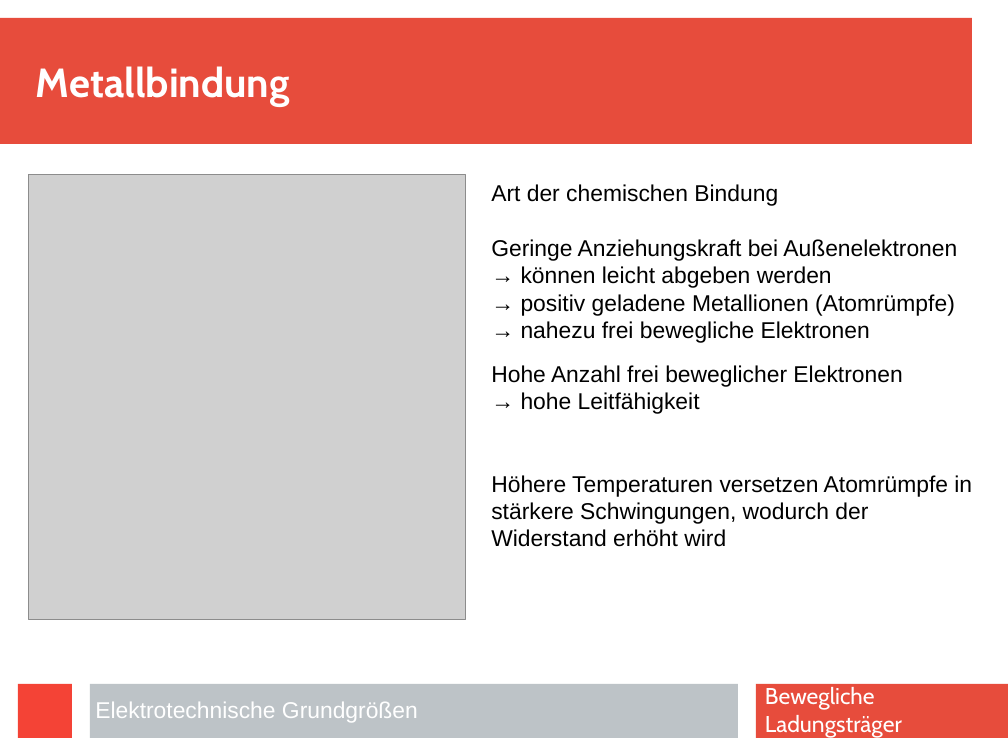
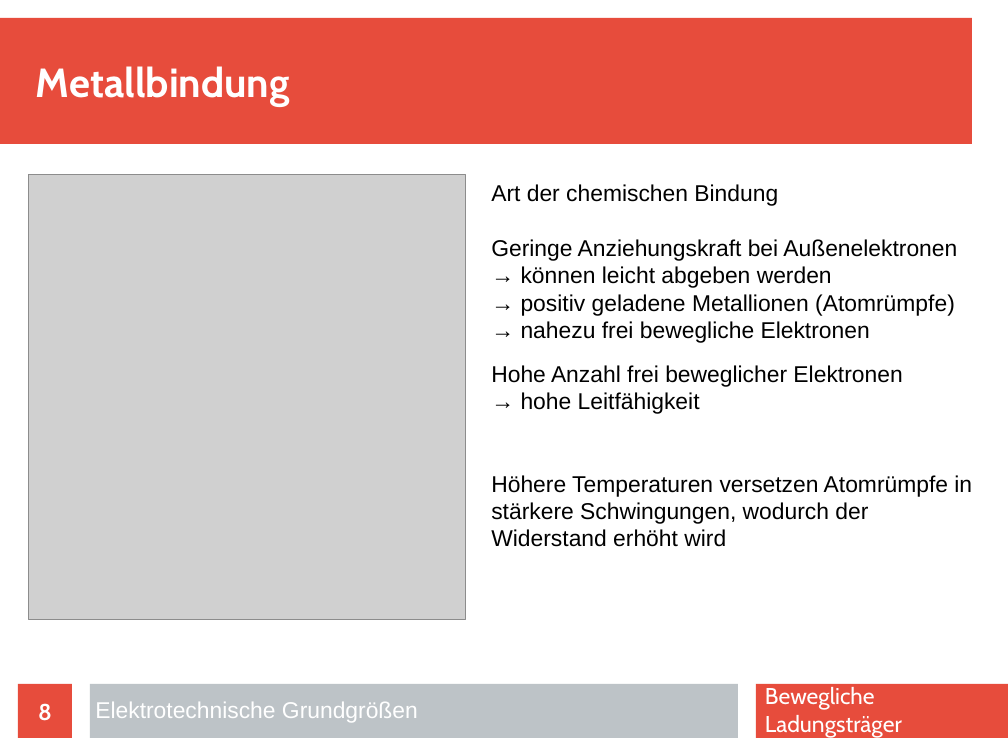
Before and after one commit to Barry90/Projekt, a slide deck: slide 8 of Elektrotechnische_Grundgroessen.odp (slide 9 before the commit). Drawn at 1008x756 pixels with LibreOffice and Linux fonts; fonts in the diff are those of the drawing; grey boxes stand for pictures. Boxes give left, top, right and bottom in pixels: in the first picture for what was removed or moved away, otherwise in the second. Text is boxed around its words. In the diff, an @@ line names an element or a change of style, - is before the commit and + after.

```diff
--- a/Elektrotechnische_Grundgroessen.odp
+++ b/Elektrotechnische_Grundgroessen.odp
@@ rectangle removed at box(18, 684, 72, 738) @@
@@ page number added at box(18, 684, 72, 738), fill #E74C3C, 18 pt, text #FFFFFF, bold @@
+8
```
Also in this commit, not shown: 8 other slides changed, 12 slides added, 1 slide removed, 3 other files.
